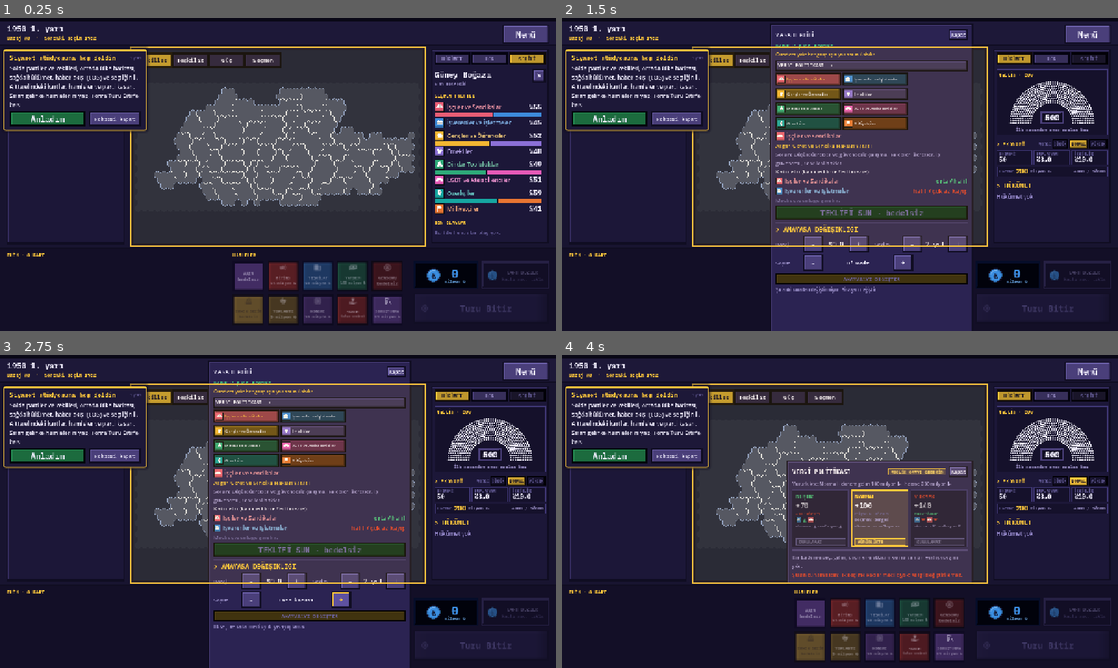
Above: before the commit, frames 1-4 (two rows, left to right).
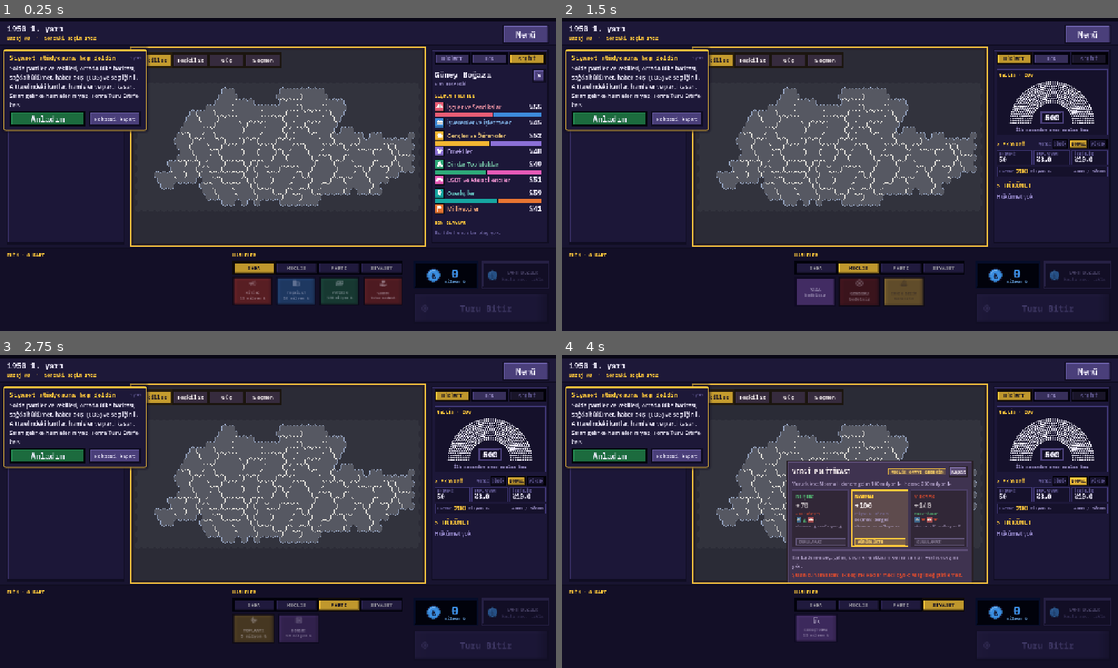
Above: after the commit, the same moments.

Repository: TriQue06/siyaset_oyunu_test_experimental
Game: Godot game, scene res://scenes/GameScreen.tscn
Same seed, same stepped clock (60 frames per second), same inputs: the game is played once before the commit and once after it. This scene is started directly instead of the project's main scene. Sound files missing from this copy of the repository are replaced by a short silence.
Inputs (mouse positions are in pixels of both pictures, inside the frame that each line leads up to):
- Up to frame 1 (0.25 s): no input
- Up to frame 2 (1.5 s): click (817, 268) at 0.5 s, where only the run after the commit has a clickable "SAHA"; click (856, 268) at 1.25 s, where only the run after the commit has a clickable "MECLİS"
- Up to frame 3 (2.75 s): click (339, 605) at 2 s, where only the run after the commit has a clickable "PARTİ"
- Up to frame 4 (4 s): click (945, 605) at 2.75 s, where only the run after the commit has a clickable "SİYASET"; click "NORMAL" at 3.5 s

The runs differ from the first frame. In frame 1, 5.1% of the frame differs, in the area x 41-73%, y 77-98%; in frame 2, 30%, in the area x 37-74%, y 2-100%; in frame 3, 29%; in frame 4, 4.6%.

Commit message:
Sürüm 0.0.189: hamleler paneli sekmelere ayrıldı (Saha, Meclis, Parti, Siyaset), sekmede yapılabilir hamle sayısı
Co-Authored-By: Claude Opus 5.5 <noreply@anthropic.com>

Diff:
--- a/siyaset-oyunu/localization/en_source.json
+++ b/siyaset-oyunu/localization/en_source.json
@@ -1168,5 +1168,9 @@
 "Partin bu seçim döneminde zaten erken seçim önergesi verdi.": "Your party already filed an early election motion this term.",
 "Partin bu dönem zaten bir vergi yasası sundu.": "Your party already proposed a tax law this term.",
 "Bu dönem zaten bir seçmen grubu yasası sundun (vergi yasası ve anayasa ayrı haklardır).": "You already proposed a voter group law this term (tax laws and constitutional amendments are separate rights).",
-"Seçim zaten bu turun sonunda: erken seçim önergesine gerek yok.": "The election is already at the end of this round: no need for an early election motion."
+"Seçim zaten bu turun sonunda: erken seçim önergesine gerek yok.": "The election is already at the end of this round: no need for an early election motion.",
+"SAHA": "FIELD",
+"MECLİS": "PARLIAMENT",
+"PARTİ": "PARTY",
+"SİYASET": "POLITICS"
 }
--- a/siyaset-oyunu/project.godot
+++ b/siyaset-oyunu/project.godot
@@ -11,7 +11,7 @@
 [application]
 
 config/name="Siyaset Oyunu"
-config/version="0.0.188"
+config/version="0.0.189"
 run/main_scene="res://scenes/Lobby.tscn"
 config/quit_on_go_back=false
 config/features=PackedStringArray("4.7", "Forward Plus")
--- a/siyaset-oyunu/scripts/game_screen.gd
+++ b/siyaset-oyunu/scripts/game_screen.gd
@@ -266,6 +266,15 @@
 const ACTION_BUTTON_HEIGHT := 64.0
 const ACTION_BUTTON_GAP := 8
 var _action_grid: GridContainer
+## HAMLE SEKMELERİ (0.0.189): hamleler kategorilere ayrılır; ızgarada yalnız
+## seçili sekmenin hamleleri görünür. Yeni hamle = _action_button(..., kategori).
+enum ActionTab { SAHA, MECLIS, PARTI, SIYASET }
+const ACTION_TAB_TITLES := ["SAHA", "MECLİS", "PARTİ", "SİYASET"]
+var _action_tab := ActionTab.SAHA
+var _action_tab_bar: HBoxContainer
+var _action_tab_buttons: Array = []
+## Buton -> sekme (ActionTab).
+var _action_tab_of: Dictionary = {}
 var _law_button: Button
 var _org_button: Button
 var _miting_button: Button
@@ -3703,8 +3712,9 @@
 	# konuma oturtuluyordu; uzun bir yazı (TEŞKİLATLANMA) butonun asgari
 	# genişliğini büyütünce komşusunun üstüne biniyordu. Izgara bunu yapısal
 	# olarak önler.
+	_build_action_tabs()
 	_action_grid = GridContainer.new()
-	_action_grid.columns = 5
+	_action_grid.columns = 4
 	_action_grid.add_theme_constant_override("h_separation", ACTION_BUTTON_GAP)
 	_action_grid.add_theme_constant_override("v_separation", ACTION_BUTTON_GAP)
 	# Izgara panelin ÜSTÜNE oturur; altındaki boşluğu esnek bir ayraç doldurur.
@@ -3714,38 +3724,38 @@
 	filler.size_flags_vertical = Control.SIZE_EXPAND_FILL
 	filler.mouse_filter = Control.MOUSE_FILTER_IGNORE
 	actions_vbox.add_child(filler)
-	_law_button = _action_button(L.t("YASA"), GameRules.cost_text(GameRules.LAW_FUNDS_COST), UiTheme.PURPLE)
+	_law_button = _action_button(L.t("YASA"), GameRules.cost_text(GameRules.LAW_FUNDS_COST), UiTheme.PURPLE, "", ActionTab.MECLIS)
 	_law_button.pressed.connect(_on_law_button_pressed)
 	_law_button.tooltip_text = L.t("Bir seçmen grubu için yasa sun: o grupta destek kazanırsın, karşıt grup biraz soğur. Geçerse puan. Dönemde bir kez.")
-	_miting_button = _action_button(L.t("MİTİNG"), GameRules.cost_text(GameRules.MITING_FUNDS_COST), UiTheme.RED, "miting")
+	_miting_button = _action_button(L.t("MİTİNG"), GameRules.cost_text(GameRules.MITING_FUNDS_COST), UiTheme.RED, "miting", ActionTab.SAHA)
 	_miting_button.pressed.connect(_on_miting_button_pressed)
 	_miting_button.tooltip_text = L.t("İlde oy kazandırır ve partini ilin kalabalık seçmen gruplarına yaklaştırır. Teşkilat ister; provokasyon riski vardır.")
-	_org_button = _action_button(L.t("TEŞKİLAT"), GameRules.cost_text(GameRules.ORG_FUNDS_COST), UiTheme.BLUE, "teskilat")
+	_org_button = _action_button(L.t("TEŞKİLAT"), GameRules.cost_text(GameRules.ORG_FUNDS_COST), UiTheme.BLUE, "teskilat", ActionTab.SAHA)
 	_org_button.pressed.connect(_on_org_button_pressed)
 	_org_button.tooltip_text = L.t("İlde kalıcı güç ve anket; yerel bağışlarla kasana düzenli para getirir.")
-	_invest_button = _action_button(L.t("YATIRIM"), GameRules.cost_text(Economy.INVEST_COST), UiTheme.GREEN_DARK, "yatirim")
+	_invest_button = _action_button(L.t("YATIRIM"), GameRules.cost_text(Economy.INVEST_COST), UiTheme.GREEN_DARK, "yatirim", ActionTab.SAHA)
 	_invest_button.pressed.connect(_on_invest_button_pressed)
 	_invest_button.tooltip_text = L.t("Güçlü yerel etki: ildeki bütün seçmen memnun olur. Devlet hazinesinden (gerekirse parti kasasından) ödenir; sadece hükümet partileri.")
-	_censure_button = _action_button(L.t("GENSORU"), GameRules.cost_text(GameRules.CENSURE_FUNDS_COST), UiTheme.RED_DARK, "gensoru")
+	_censure_button = _action_button(L.t("GENSORU"), GameRules.cost_text(GameRules.CENSURE_FUNDS_COST), UiTheme.RED_DARK, "gensoru", ActionTab.MECLIS)
 	_censure_button.pressed.connect(_on_censure_button_pressed)
 	_censure_button.tooltip_text = L.t("Hükümeti düşürmeye çalış: meclis oylar. Reddedilirse küçük bir itibar kaybı.")
-	_early_button = _action_button(L.t("ERKEN SEÇİM"), GameRules.cost_text(GameRules.EARLY_ELECTION_FUNDS_COST), UiTheme.GOLD, "erken_secim")
+	_early_button = _action_button(L.t("ERKEN SEÇİM"), GameRules.cost_text(GameRules.EARLY_ELECTION_FUNDS_COST), UiTheme.GOLD, "erken_secim", ActionTab.MECLIS)
 	_early_button.pressed.connect(_on_early_button_pressed)
 	_early_button.tooltip_text = L.t("Erken seçim önergesi: kabul edilirse dönem sonunda sandık kurulur.")
 	# GRUP TOPLANTISI: sıra sendeyken açık, sırada bir kez.
-	_speech_button = _action_button(L.t("TOPLANTI"), GameRules.cost_text(GameRules.SPEECH_FUNDS_COST), UiTheme.GOLD_DIM, "grup_toplantisi")
+	_speech_button = _action_button(L.t("TOPLANTI"), GameRules.cost_text(GameRules.SPEECH_FUNDS_COST), UiTheme.GOLD_DIM, "grup_toplantisi", ActionTab.PARTI)
 	_speech_button.tooltip_text = L.t("Grup toplantısı: bir seçmen grubunun sorunlarını konuş. O grupta kısa süreli destek (bu dönem güçlü, sonra hızla söner). Dönemde bir kez, isteğe bağlı.")
 	_speech_button.pressed.connect(_on_speech_button_pressed)
 	# KONGRE: genel başkan kendi sırasında (en az bir seçim geçtiyse) kongreye
 	# gider; partide üye kalan eski başkan kongre ister.
-	_congress_button = _action_button(L.t("KONGRE"), _congress_cost_text(), UiTheme.PURPLE.darkened(0.3), "kongre")
+	_congress_button = _action_button(L.t("KONGRE"), _congress_cost_text(), UiTheme.PURPLE.darkened(0.3), "kongre", ActionTab.PARTI)
 	_congress_button.pressed.connect(_on_congress_button_pressed)
 	_congress_button.tooltip_text = L.t("Genel başkan: partini kongreye götür, liderliğini tazele. Üye: kongre iste, başkanlığı geri almaya çalış.")
 	# AFET YARDIMI: sadece bir afet sürerken; tutarı oyuncu belirler.
-	_aid_button = _action_button(L.t("YARDIM"), L.t("tutar serbest"), UiTheme.RED.darkened(0.15), "yardim")
+	_aid_button = _action_button(L.t("YARDIM"), L.t("tutar serbest"), UiTheme.RED.darkened(0.15), "yardim", ActionTab.SAHA)
 	_aid_button.pressed.connect(_on_aid_button_pressed)
 	_aid_button.tooltip_text = L.t("Afet bölgesine yardım götür: tutarı sen belirlersin. Hükümetsen devlet hazinesinden de ödeyebilirsin. Yatırımdan çok daha güçlü ve hemen etki eder; seçmen gruplarına dokunmaz.")
-	_inquiry_button = _action_button(L.t("SORUŞTURMA"), GameRules.cost_text(Economy.INQUIRY_FUNDS_COST), UiTheme.PURPLE.darkened(0.1), "sorusturma")
+	_inquiry_button = _action_button(L.t("SORUŞTURMA"), GameRules.cost_text(Economy.INQUIRY_FUNDS_COST), UiTheme.PURPLE.darkened(0.1), "sorusturma", ActionTab.SIYASET)
 	_inquiry_button.pressed.connect(_on_inquiry_button_pressed)
 	_inquiry_button.tooltip_text = L.t("Bir partinin harcamalarına finansman soruşturması aç: devlet parasıyla miting usulsüzlüktür, kendi kasasından ödeyen itibar kazanır.")
 
@@ -3757,7 +3767,7 @@
 
 ## Hamle butonu: ızgaraya eklenir, sabit kutu boyutunda kalır ve yazı taşarsa
 ## kırpılır — böylece hiçbir buton komşusunu itemez.
-func _action_button(title: String, cost_text: String, color: Color, icon_name: String = "") -> Button:
+func _action_button(title: String, cost_text: String, color: Color, icon_name: String = "", tab: int = ActionTab.SAHA) -> Button:
 	var button := Button.new()
 	button.custom_minimum_size = Vector2(ACTION_BUTTON_WIDTH, ACTION_BUTTON_HEIGHT)
 	button.size_flags_horizontal = Control.SIZE_EXPAND_FILL
@@ -3767,7 +3777,51 @@
 	UiSkin.skin_color_button(button, color)
 	UiSkin.set_top_icon(button, icon_name, 18)
 	_action_grid.add_child(button)
+	_action_tab_of[button] = tab
+	button.visible = tab == _action_tab
 	return button
+
+## Sekme şeridi: harita katman düğmeleriyle aynı dil (kare, seçili olan altın).
+## Düğmede, o sekmede şu an yapılabilir hamle sayısı yazar.
+func _build_action_tabs() -> void:
+	_action_tab_bar = HBoxContainer.new()
+	_action_tab_bar.add_theme_constant_override("separation", 0)
+	actions_vbox.add_child(_action_tab_bar)
+	for i in ACTION_TAB_TITLES.size():
+		var button := Button.new()
+		button.focus_mode = Control.FOCUS_NONE
+		button.size_flags_horizontal = Control.SIZE_EXPAND_FILL
+		button.custom_minimum_size = Vector2(0, 30)
+		button.clip_text = true
+		button.add_theme_font_size_override("font_size", 12)
+		button.pressed.connect(_select_action_tab.bind(i))
+		_action_tab_bar.add_child(button)
+		_action_tab_buttons.append(button)
+
+func _select_action_tab(tab: int) -> void:
+	_action_tab = tab
+	for button in _action_tab_of:
+		(button as Control).visible = int(_action_tab_of[button]) == tab
+	_refresh_action_tabs()
+
+func _refresh_action_tabs() -> void:
+	var ready := {}
+	for button in _action_tab_of:
+		if (button as Control).modulate.a > 0.9:
+			var t := int(_action_tab_of[button])
+			ready[t] = int(ready.get(t, 0)) + 1
+	for i in _action_tab_buttons.size():
+		var button: Button = _action_tab_buttons[i]
+		var active := i == _action_tab
+		var count := int(ready.get(i, 0))
+		button.text = "%s %d" % [L.t(ACTION_TAB_TITLES[i]), count] if count > 0 else L.t(ACTION_TAB_TITLES[i])
+		var color := UiTheme.GOLD if active else UiTheme.PANEL
+		for state in ["normal", "hover", "pressed", "focus"]:
+			var c := color.lightened(0.08) if state == "hover" and not active else color
+			button.add_theme_stylebox_override(state, _layer_button_style(c, false, false))
+		var font := UiTheme.INK if active else (UiTheme.TEXT if count > 0 else UiTheme.TEXT.darkened(0.4))
+		for key in ["font_color", "font_hover_color", "font_pressed_color"]:
+			button.add_theme_color_override(key, font)
 
 ## Hamle düğmesinin iki satırı (ad + bedel). DAR KUTUYA SIĞSIN: en uzun satır
 ## düğmeye sığana kadar yazı küçülür (İngilizce "EARLY ELECTION" gibi; ad
@@ -3826,6 +3880,7 @@
 	# TOPLANTI: sıra sendeyken açık; sırada bir kez (konuşunca söner).
 	if _speech_button != null:
 		_speech_button.modulate.a = 1.0 if CardManager.can_act() and CardManager.needs_speech(me) else 0.45
+	_refresh_action_tabs()
 
 func _build_agenda_banner() -> void:
 	_agenda_banner = PanelContainer.new()
Not shown, changed: siyaset-oyunu/export_presets.cfg
Not shown, changed: siyaset-oyunu/localization/en.po
